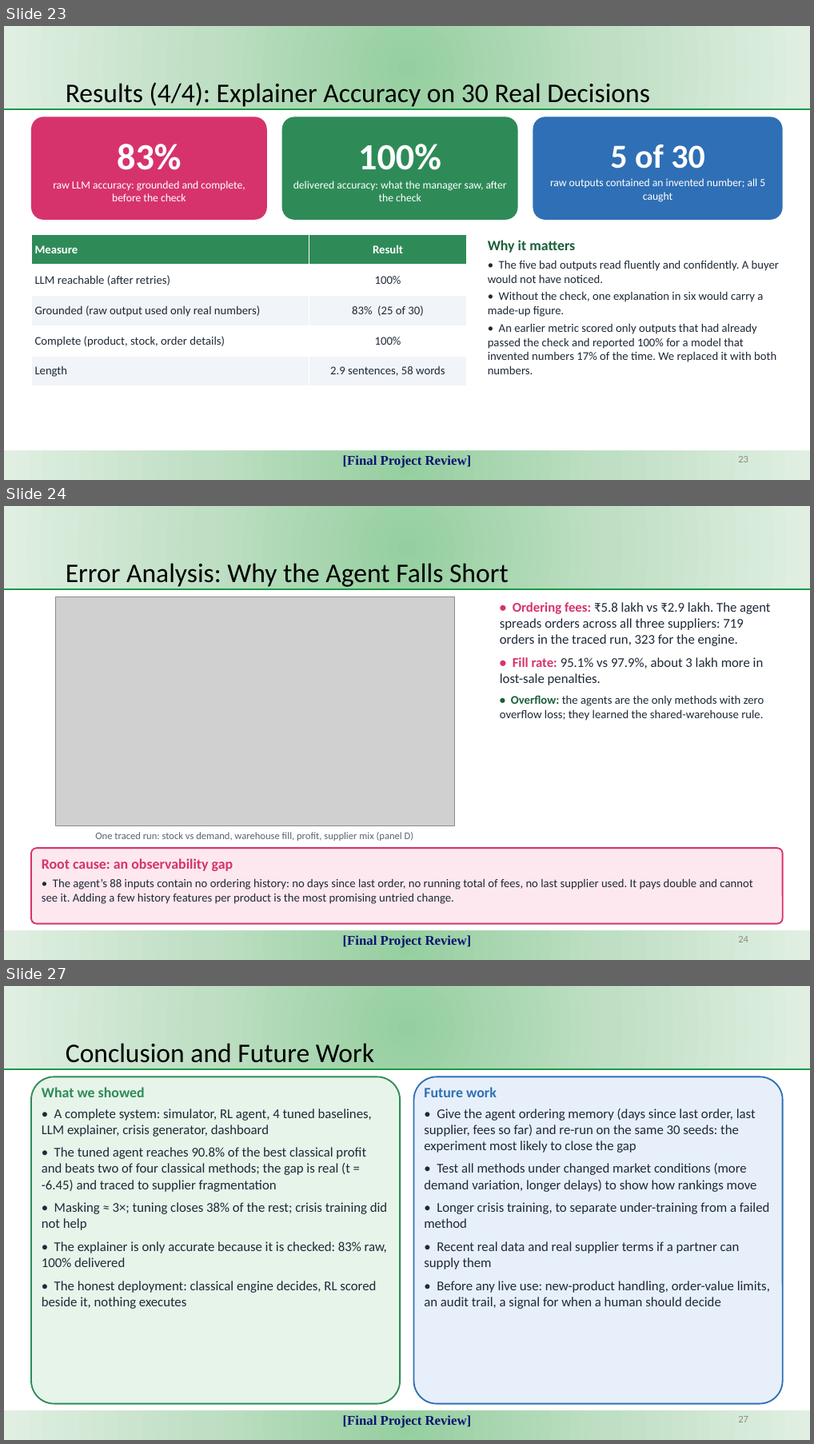
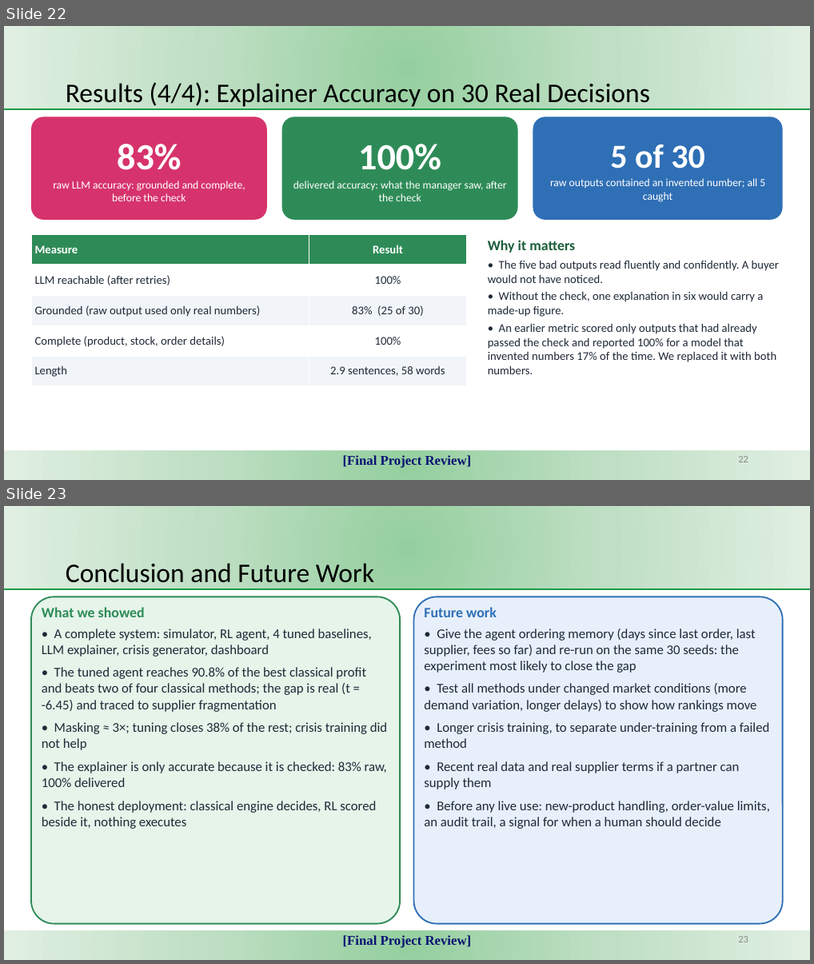
Before and after one commit to KJSK-Koushik/Supply-AI-RL-Explainable-supply-chain-Optimisation, a slide deck: reports/SupplyAI-RL_Final_Project_Review.pptx. Shown one above the other, each under a label of ours: slides 23, 24 and 27 before the commit, slides 22 and 23 after it; the slides between them are not shown. The pictures are 814x1444 and 814x964 pixels, drawn with LibreOffice and Linux fonts; fonts in the diff are those of the drawing; grey boxes stand for pictures. Boxes give left, top, right and bottom in pixels: in the first picture for what was removed or moved away, otherwise in the second. Text is boxed around its words. In the diff, an @@ line names an element or a change of style, - is before the commit and + after.

Commit message:
Final-review deck: the 25-slide version after the team's edits
Removed the data-age, error-analysis, engineering-evidence and limitations
slides, and brought the outline in line with what is left. The build script
(scripts/build_final_deck.py) still produces the longer 29-slide draft.

```diff
--- a/reports/SupplyAI-RL_Final_Project_Review.pptx
+++ b/reports/SupplyAI-RL_Final_Project_Review.pptx
@@ slide 24 removed at [4,506,810,960], background #FFFFFF @@
@@ rectangle removed at [4,506,810,589] @@
@@ title removed at [66,563,509,589] @@
-Error Analysis: Why the Agent Falls Short
@@ line removed from (4, 589) to (810, 589) @@
@@ picture removed at [55,596,454,825] @@
@@ text removed at [500,602,770,720] @@
-• Ordering fees: ₹5.8 lakh vs ₹2.9 lakh. The agent spreads orders across all three suppliers: 719 orders in the traced run, 323 for the engine.
-• Fill rate: 95.1% vs 97.9%, about 3 lakh more in lost-sale penalties.
-• Overflow: the agents are the only methods with zero overflow loss; they learned the shared-warehouse rule.
@@ text removed at [95,832,414,840] @@
-One traced run: stock vs demand, warehouse fill, profit, supplier mix (panel D)
@@ rounded rectangle removed at [31,848,783,924] @@
@@ text removed at [42,858,753,904] @@
-Root cause: an observability gap
-• The agent’s 88 inputs contain no ordering history: no days since last order, no running total of fees, no last supplier used. It pays double and cannot see it. Adding a few history features per product is the most promising untried change.
@@ rectangle removed at [4,931,810,960] @@
-[Final Project Review]
@@ page number removed at [738,936,749,942] @@
-24
@@ what was slide 23 is now slide 22 @@
@@ what was slide 27 is now slide 23 @@
@@ page number at [738,936,749,942]: text changed @@
-27
+23
```
Also in this commit, not shown: 4 slides changed, 3 other slides removed.
